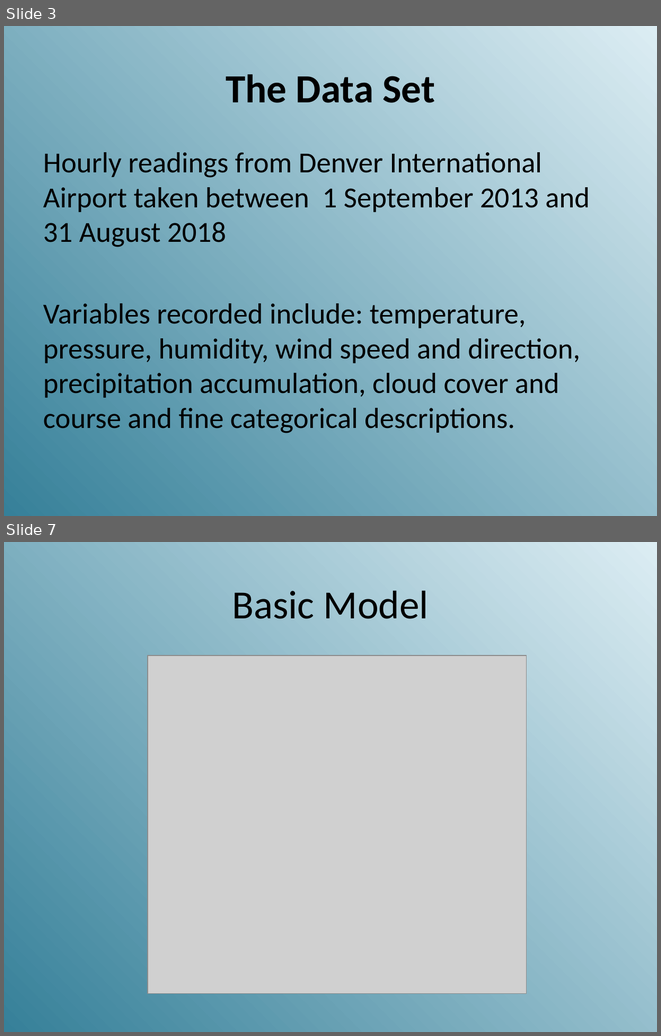
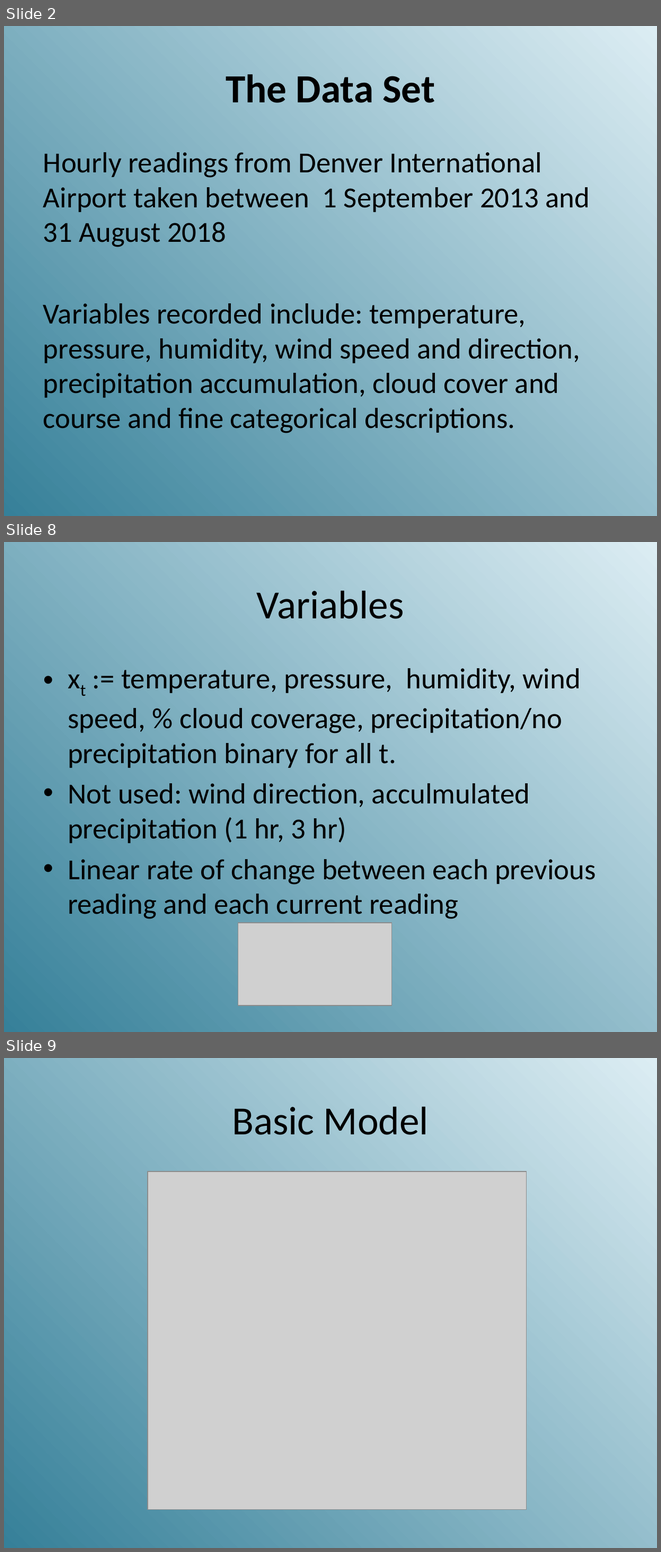
Before and after one commit to Kgatliffe/new_weather_data, a slide deck: Gatliffe-Panter-Zhang.pptx. Shown one above the other, each under a label of ours: slides 3 and 7 before the commit, slides 2, 8 and 9 after it; the slides between them are not shown. The pictures are 661x1036 and 661x1552 pixels, drawn with LibreOffice and Linux fonts; fonts in the diff are those of the drawing; grey boxes stand for pictures; background and template pictures are left out. Boxes give left, top, right and bottom in pixels: in the first picture for what was removed or moved away, otherwise in the second. Text is boxed around its words. In the diff, an @@ line names an element or a change of style, - is before the commit and + after.

```diff
--- a/Gatliffe-Panter-Zhang.pptx
+++ b/Gatliffe-Panter-Zhang.pptx
@@ slide 8 added at [4, 542, 657, 1032], background picture (left out) @@
@@ title added at [257, 590, 404, 619], 44 pt, text #000000 @@
+Variables
@@ text added at [68, 668, 595, 919], 32 pt, text #000000 @@
+• xt := temperature, pressure, humidity, wind speed, % cloud coverage, precipitation/no precipitation binary for all t.
+• Not used: wind direction, acculmulated precipitation (1 hr, 3 hr)
+• Linear rate of change between each previous reading and each current reading
@@ picture added at [238, 923, 392, 1006] @@
@@ what was slide 3 is now slide 2 @@
@@ what was slide 7 is now slide 9 @@
```
Also in this commit, not shown: 1 slide changed, 5 other slides added, 6 slides removed.
